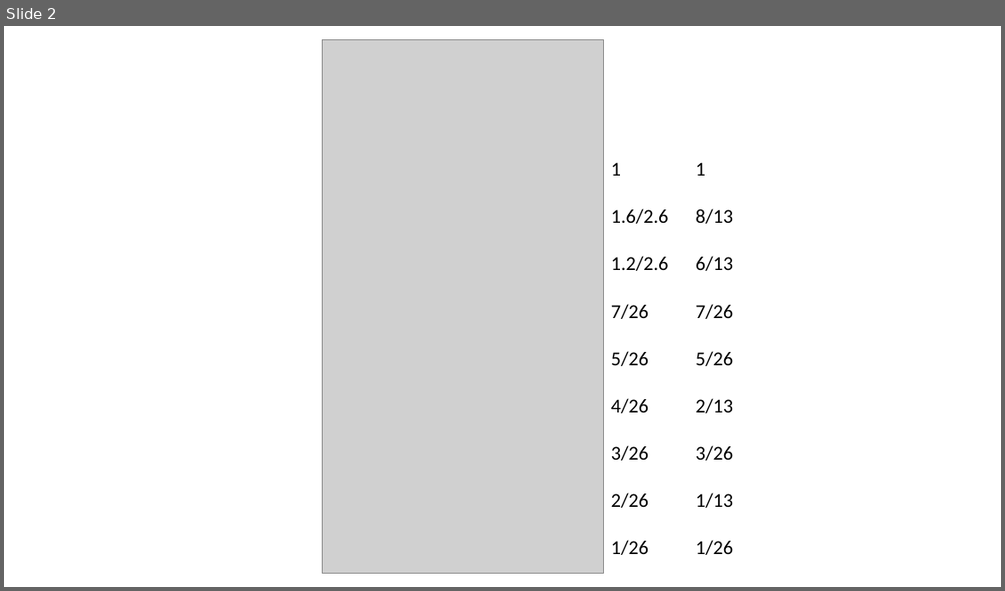
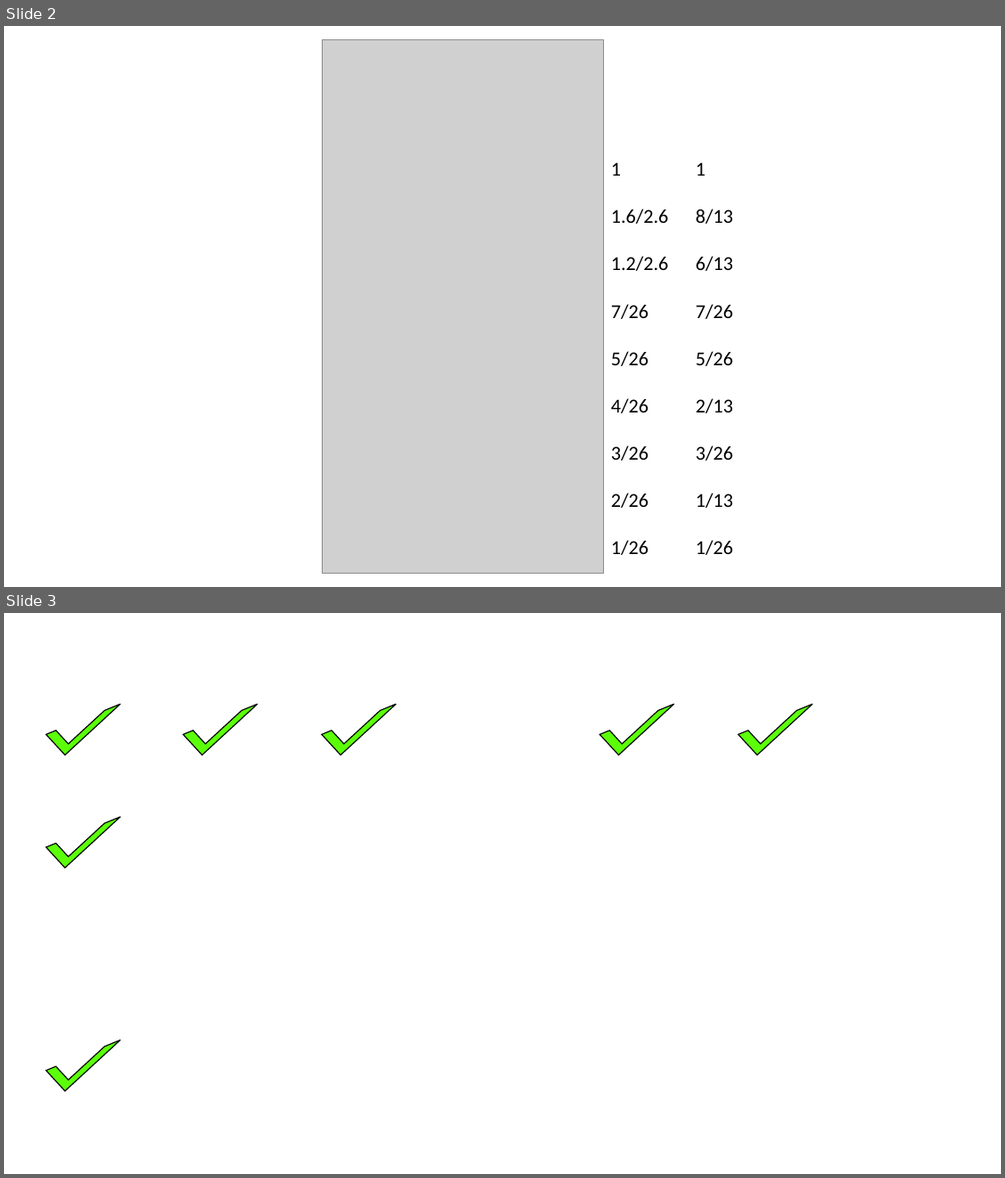
Before and after one commit to gharishkumar/fontsize, a slide deck: Calculations.pptx. Shown one above the other, each under a label of ours: slide 2 before the commit, slides 2 and 3 after it. The pictures are 1005x591 and 1005x1178 pixels, drawn with LibreOffice and Linux fonts; fonts in the diff are those of the drawing; grey boxes stand for pictures; background and template pictures are left out. Boxes give left, top, right and bottom in pixels: in the first picture for what was removed or moved away, otherwise in the second. Text is boxed around its words. In the diff, an @@ line names an element or a change of style, - is before the commit and + after.

```diff
--- a/Calculations.pptx
+++ b/Calculations.pptx
@@ slide 3 added at (4, 613, 1001, 1174), background picture (left out) @@
@@ half frame added at (46, 684, 120, 755), fill #5BFF09, outline #000000 1 pt @@
@@ half frame added at (184, 684, 258, 755), fill #5BFF09, outline #000000 1 pt @@
@@ half frame added at (322, 684, 396, 755), fill #5BFF09, outline #000000 1 pt @@
@@ half frame added at (600, 684, 674, 755), fill #5BFF09, outline #000000 1 pt @@
@@ half frame added at (738, 684, 812, 755), fill #5BFF09, outline #000000 1 pt @@
@@ half frame added at (46, 796, 120, 868), fill #5BFF09, outline #000000 1 pt @@
@@ half frame added at (46, 1020, 120, 1091), fill #5BFF09, outline #000000 1 pt @@
```
Also in this commit, not shown: 2 other slides added, 3 other files.
